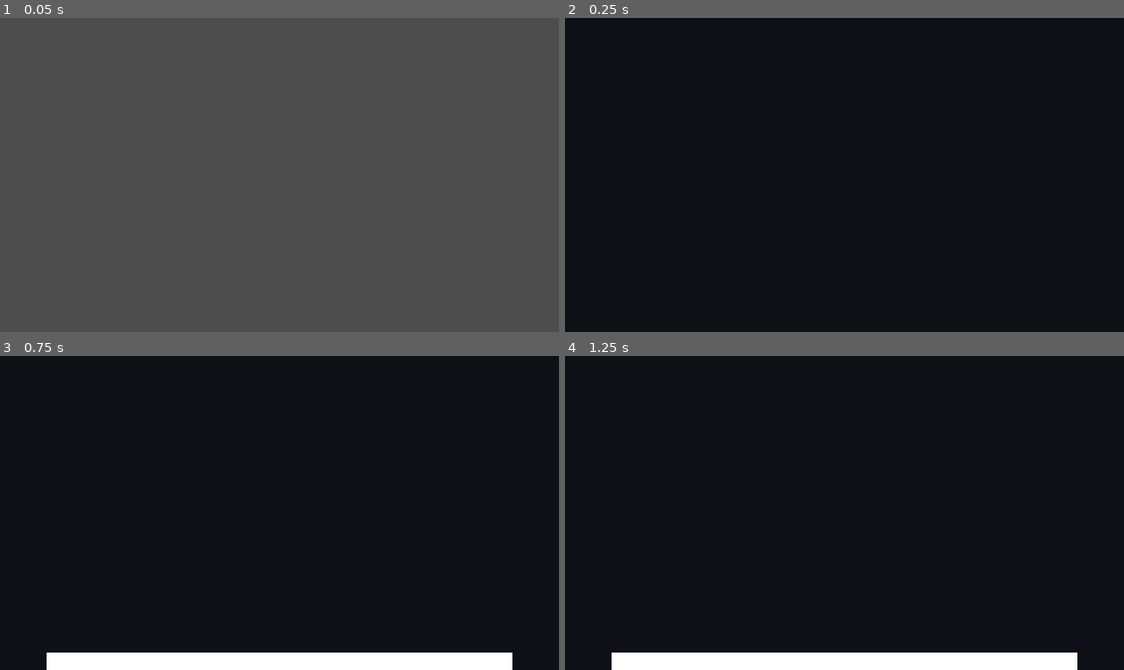
Above: before the commit, frames 1-4 (two rows, left to right).
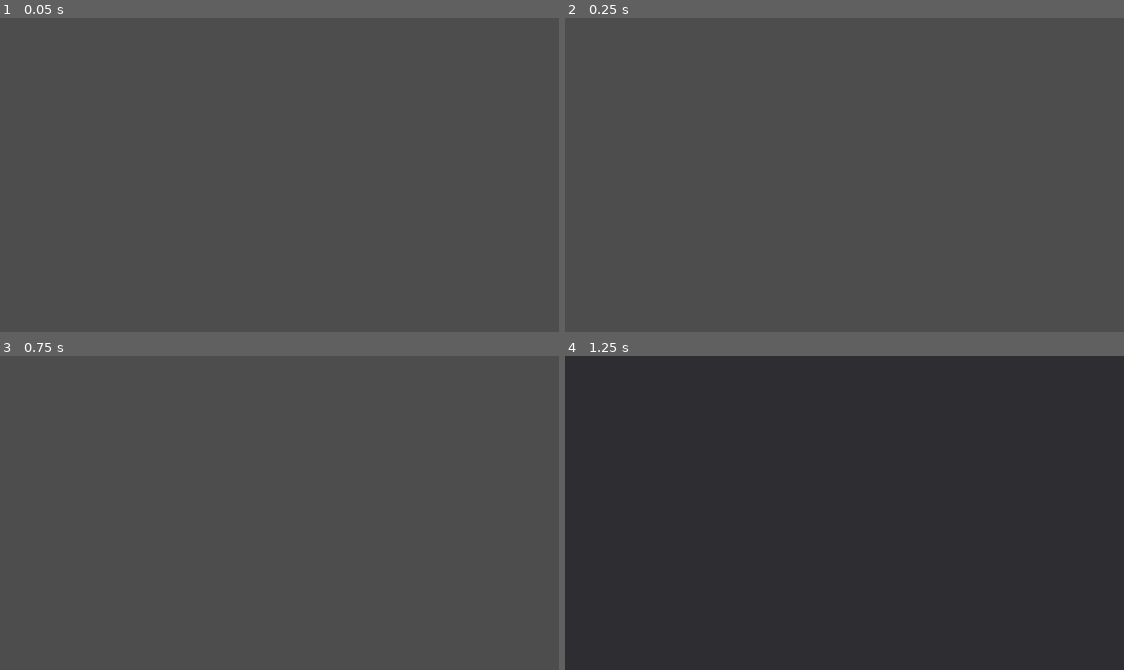
Above: after the commit, the same moments.

Repository: kuma-gee/my-first-game
Game: Godot game, scene res://game.tscn
The game is run twice, just before and just after one commit, with the same random seed, the same clock (stepped at 60 frames per second) and the same inputs. Sound files missing from this copy of the repository are replaced by a short silence.
Inputs:
- Up to frame 1 (0.05 s): no input
- Up to frame 2 (0.25 s): no input
- Up to frame 3 (0.75 s): hold D (move_right) from 0.53 s (still down)
- Up to frame 4 (1.25 s): keep holding D (move_right); tap Space (jump) at 0.77 s

Frame 1 is identical in both runs. In frame 2, 100% of the frame differs, in the area x 0-100%, y 0-100%; in frame 3, 100%; in frame 4, 100%.

Commit message:
reset restarts

Diff:
--- a/GameManager.gd
+++ b/GameManager.gd
@@ -2,7 +2,7 @@
 
 const RESTARTS_FOR_BETTER_GRAPHICS = 5
 
-var restarts = 5
+var restarts = 0
 
 func unlocked_better_graphics():
 	return restarts > RESTARTS_FOR_BETTER_GRAPHICS
